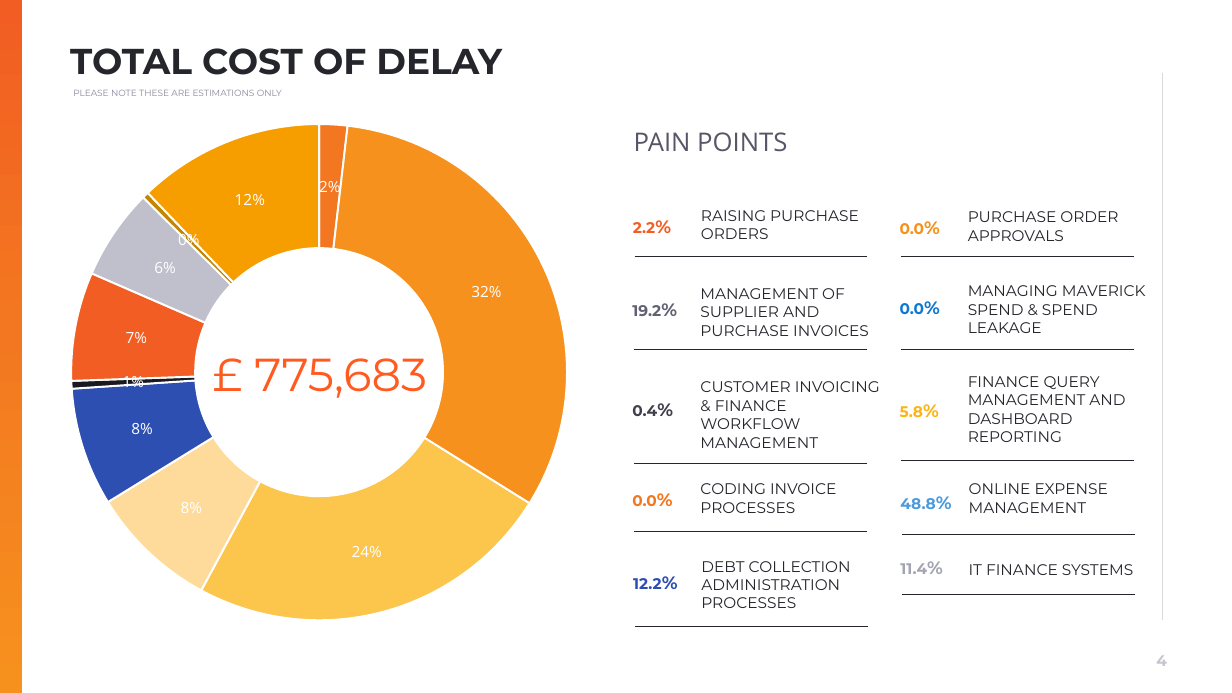
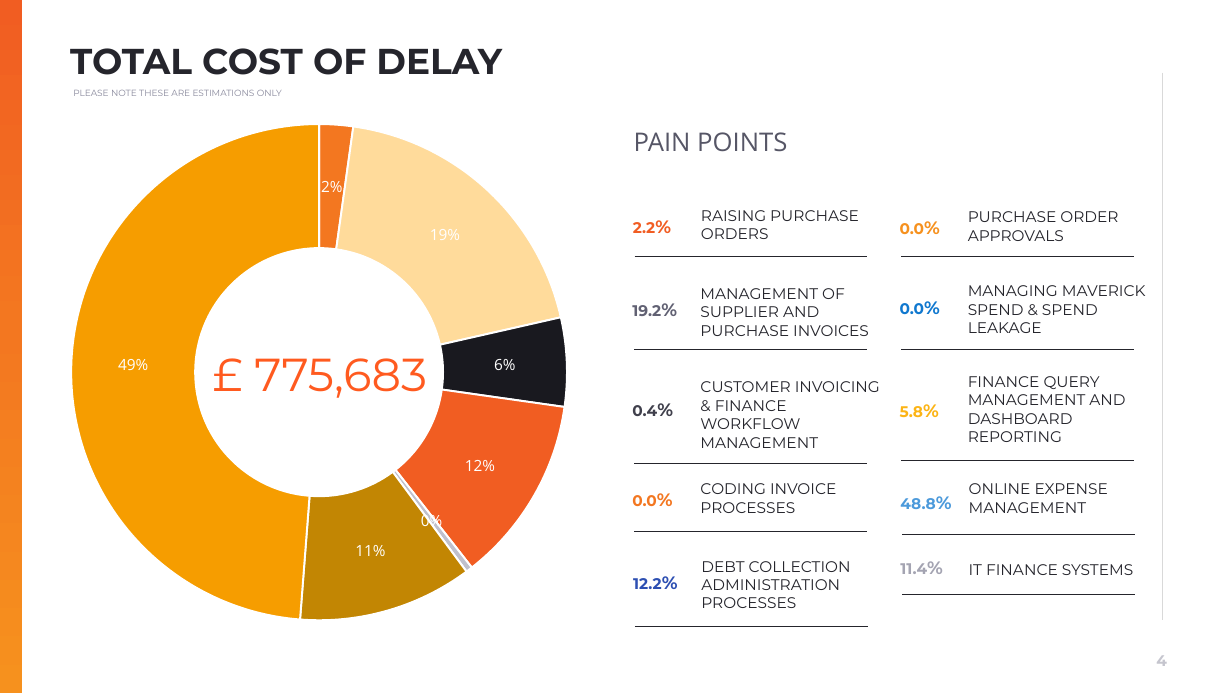
Before and after one commit to muratozdemirpiblo/ppt-api, a slide deck: slide 4 of output.pptx. Drawn at 1232x693 pixels with LibreOffice and Linux fonts; fonts in the diff are those of the drawing; background and template pictures are left out. Boxes give left, top, right and bottom in pixels: in the first picture for what was removed or moved away, otherwise in the second. Text is boxed around its words. In the diff, an @@ line names an element or a change of style, - is before the commit and + after.

```diff
--- a/output.pptx
+++ b/output.pptx
@@ doughnut chart at <box>70,88,577,648</box> @@
-Series 1: 2, 32, 24, 8, 8, 1, 7, 6, 0, 12
+Series 1: 2, 0, 0, 19, 0, 6, 12, 0, 11, 49
```
Also in this commit, not shown: 1 other slide changed, 2 other files.
